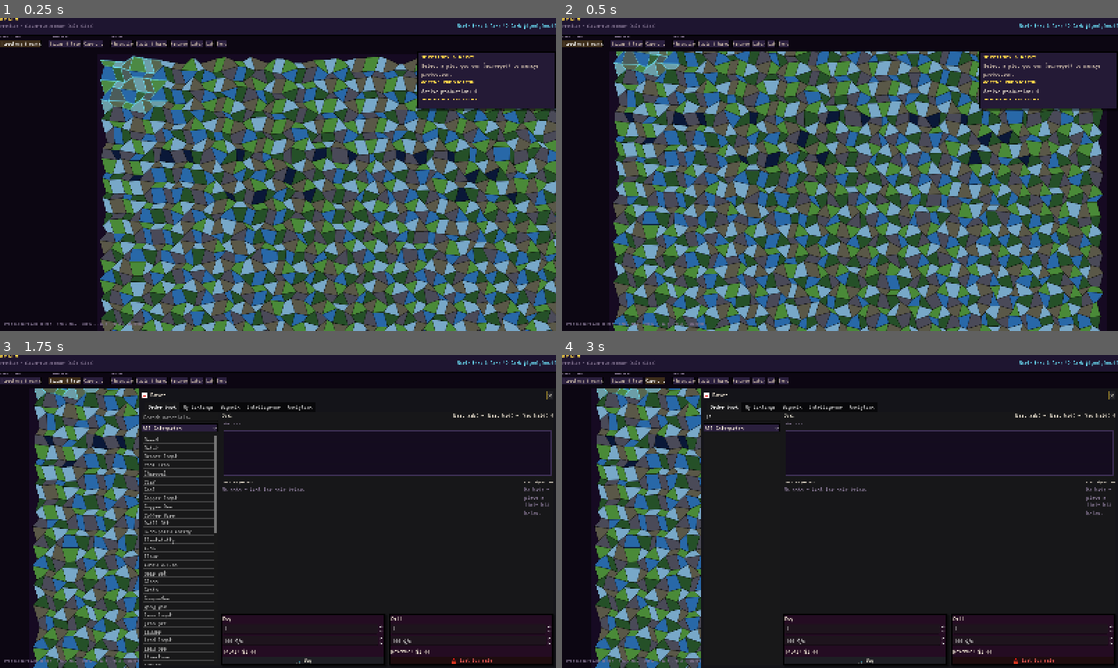
Above: before the commit, frames 1-4 (two rows, left to right).
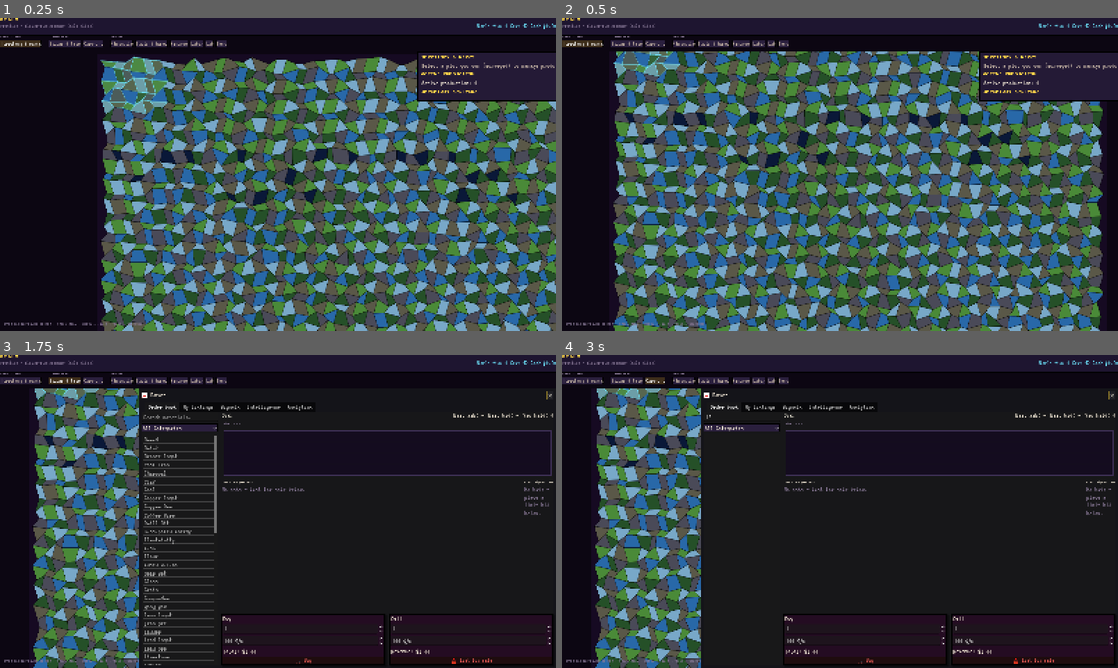
Above: after the commit, the same moments.

Repository: at6132/econ
Game: Godot game, scene res://scenes/Main.tscn
The game is run twice, just before and just after one commit, with the same random seed, the same clock (stepped at 60 frames per second) and the same inputs.
Inputs (mouse positions are in pixels of both pictures, inside the frame that each line leads up to):
- Up to frame 1 (0.25 s): no input
- Up to frame 2 (0.5 s): no input
- Up to frame 3 (1.75 s): click "Territory & works" at 0.5 s; click "Bazaar & tape" at 1.25 s
- Up to frame 4 (3 s): click (739, 417) at 2.02 s; type "12" at 2.1 s; click "Caravans" at 2.75 s

The runs differ from the first frame. In frame 1, 19% of the frame differs, in the area x 18-100%, y 1-100%; in frame 2, 8.9%; in frame 3, 0.2%; in frame 4, 0.2%.

Commit message:
feat(api, realm_client): WebSocket tick broadcast and shell polish
Add routes_ws with broadcast on POST /tick; improve Godot API error handling, world summary refresh, live seed pill, territory panel/sidebar layout and inventory labels; log lazy WORLD bootstrap wall time in _state.

Co-authored-by: Cursor <cursoragent@cursor.com>

Diff:
--- a/realm_client/autoloads/API.gd
+++ b/realm_client/autoloads/API.gd
@@ -20,13 +20,23 @@
 	var h := HTTPRequest.new()
 	add_child(h)
 	h.request_completed.connect(
-		func(_result: int, response_code: int, _headers: PackedStringArray, body: PackedByteArray) -> void:
+		func(result: int, response_code: int, _headers: PackedStringArray, body: PackedByteArray) -> void:
+			if result != HTTPRequest.RESULT_SUCCESS:
+				push_warning(
+					"Realm API GET %s — network error result=%s (need uvicorn at %s?)" % [endpoint, result, BASE]
+				)
+				callback.call({})
+				h.queue_free()
+				return
 			if response_code != 200:
 				push_warning("API GET %s → HTTP %d" % [endpoint, response_code])
 				callback.call({})
 				h.queue_free()
 				return
-			_http_done(h, callback, false, body.get_string_from_utf8())
+			var body_text := body.get_string_from_utf8()
+			if JSON.parse_string(body_text) == null and not body_text.is_empty():
+				push_warning("API GET %s — JSON parse failed (response length %d)" % [endpoint, body_text.length()])
+			_http_done(h, callback, false, body_text)
 	)
 	var err := h.request(BASE + endpoint, HEADERS, HTTPClient.METHOD_GET)
 	if err != OK:
@@ -39,11 +49,15 @@
 	var h := HTTPRequest.new()
 	add_child(h)
 	h.request_completed.connect(
-		func(_result: int, response_code: int, _headers: PackedStringArray, body: PackedByteArray) -> void:
+		func(result: int, response_code: int, _headers: PackedStringArray, body: PackedByteArray) -> void:
 			var parsed: Variant = JSON.parse_string(body.get_string_from_utf8())
 			if parsed == null:
 				parsed = {}
-			if response_code < 200 or response_code >= 300:
+			if result != HTTPRequest.RESULT_SUCCESS:
+				push_warning(
+					"Realm API POST %s — network error result=%s (need uvicorn at %s?)" % [endpoint, result, BASE]
+				)
+			elif response_code < 200 or response_code >= 300:
 				push_warning("API POST %s → HTTP %d %s" % [endpoint, response_code, str(parsed)])
 			elif require_dict_ok and parsed is Dictionary and not bool(parsed.get("ok", true)):
 				push_warning("API POST %s failed: %s" % [endpoint, str(parsed)])
--- a/realm_client/autoloads/WorldState.gd
+++ b/realm_client/autoloads/WorldState.gd
@@ -33,6 +33,8 @@
 var player_owned_reports: Array = []
 var party_display_names: Dictionary = {}
 var scenario_id: String = ""
+## RNG seed from ``GET /world`` (for HUD / map parity with engine).
+var world_seed: int = 42
 ## Flattened ``market_asks`` / ``market_bids`` / ``market_history`` from ``GET /world``.
 var market_asks_rows: Array = []
 var market_bids_rows: Array = []
@@ -58,6 +60,14 @@
 signal world_updated
 signal feed_updated
 signal market_updated
+
+
+## Updates HUD time fields from an authoritative engine tick (e.g. ``POST /tick`` body).
+## Emits ``summary_updated`` so CommandShell refreshes even when GET polling fails.
+func apply_engine_tick_hint(tick: int) -> void:
+	current_tick = tick
+	_update_time_from_tick()
+	summary_updated.emit()
 
 
 func apply_summary(data: Dictionary) -> void:
@@ -82,6 +92,7 @@
 		return
 	ticks_per_game_day = int(data.get("ticks_per_game_day", ticks_per_game_day))
 	current_tick = int(data.get("tick", current_tick))
+	world_seed = int(data.get("seed", world_seed))
 	var raw_plots: Variant = data.get("plots", [])
 	plots.clear()
 	if raw_plots is Array:
@@ -158,6 +169,46 @@
 
 func _rebuild_town_markers_from_world(data: Dictionary) -> void:
 	towns.clear()
+	var tw: Variant = data.get("towns", {})
+	if tw is Dictionary:
+		for _tid in tw.keys():
+			var row: Variant = tw[_tid]
+			if not (row is Dictionary):
+				continue
+			var d: Dictionary = row as Dictionary
+			var rp: Variant = d.get("residential_plots", [])
+			if not (rp is Array) or rp.is_empty():
+				continue
+			var min_x := 2147483647
+			var min_y := 2147483647
+			var max_x := -2147483648
+			var max_y := -2147483648
+			var saw := false
+			for pid in rp:
+				var ps := str(pid)
+				if not plots.has(ps):
+					continue
+				var pd: Dictionary = plots[ps]
+				var gx := int(pd.get("x", 0))
+				var gy := int(pd.get("y", 0))
+				min_x = mini(min_x, gx)
+				min_y = mini(min_y, gy)
+				max_x = maxi(max_x, gx)
+				max_y = maxi(max_y, gy)
+				saw = true
+			if not saw or max_x < min_x:
+				continue
+			towns.append(
+				{
+					"kind": "town",
+					"name": str(d.get("name", _tid)),
+					"town_id": str(d.get("town_id", _tid)),
+					"bound_min_x": min_x,
+					"bound_min_y": min_y,
+					"bound_max_x": max_x,
+					"bound_max_y": max_y,
+				}
+			)
 	var ns: Variant = data.get("nascent_settlements", [])
 	if ns is Array:
 		for row in ns:
@@ -169,6 +220,7 @@
 			var pd: Dictionary = plots[anchor]
 			towns.append(
 				{
+					"kind": "nascent",
 					"name": str(row.get("nascent_id", "settlement")),
 					"center_x": int(pd.get("x", 0)),
 					"center_y": int(pd.get("y", 0)),
--- a/realm_client/scenes/Main.gd
+++ b/realm_client/scenes/Main.gd
@@ -27,13 +27,20 @@
 	shell.nav_pressed.connect(_on_nav_pressed)
 	world_map.plot_clicked.connect(_on_plot_clicked)
 	get_viewport().size_changed.connect(_layout_shell)
-	call_deferred("_layout_shell")
-	call_deferred("_apply_demo_hud_if_needed")
+	call_deferred("_boot_shell")
 	var timer := Timer.new()
 	timer.wait_time = 2.0
 	timer.autostart = true
 	timer.timeout.connect(_auto_tick)
 	add_child(timer)
+
+
+func _boot_shell() -> void:
+	await get_tree().process_frame
+	await get_tree().process_frame
+	_layout_shell()
+	_refresh_shell_hud()
+	_refresh_from_server()
 
 
 func _layout_shell() -> void:
@@ -52,31 +59,53 @@
 	sidebar.z_index = 10
 	# Map fills the playfield; sidebar and slide-in panels draw on top (no hard clip).
 	map_viewport.z_index = 0
-	map_viewport.set_anchors_and_offsets_preset(Control.PRESET_FULL_RECT)
+	map_viewport.stretch = true
+	map_viewport.clip_children = CanvasItem.CLIP_CHILDREN_DISABLED
+	map_viewport.set_anchors_preset(Control.PRESET_FULL_RECT)
+	map_viewport.anchor_left = 0.0
+	map_viewport.anchor_top = 0.0
+	map_viewport.anchor_right = 1.0
+	map_viewport.anchor_bottom = 1.0
+	map_viewport.offset_left = 0.0
+	map_viewport.offset_right = 0.0
+	map_viewport.offset_bottom = 0.0
 	map_viewport.offset_top = top_h
-	var map_size := Vector2i(int(vp.x), int(vp.y - top_h))
+	var gw := maxi(64, int(vp.x))
+	var gh := maxi(64, int(vp.y - top_h))
+	var map_size := Vector2i(gw, gh)
+	sub_viewport.transparent_bg = false
+	sub_viewport.render_target_clear_mode = SubViewport.CLEAR_MODE_ALWAYS
 	sub_viewport.size = map_size
 	if world_map.has_method("set_view_size"):
 		world_map.call("set_view_size", Vector2(map_size))
 
 
-func _apply_demo_hud_if_needed() -> void:
-	if WorldState.player_cash_cents <= 0:
-		WorldState.player_cash_cents = 1_000_000_00
-		WorldState.current_tick = maxi(WorldState.current_tick, 8)
+## Sync top strip to ``WorldState`` without inventing money/ticks (demo fudge hid dead API calls).
+func _refresh_shell_hud() -> void:
 	if shell.has_method("_refresh_stats"):
 		shell.call("_refresh_stats")
+	if shell.has_method("_refresh_seed"):
+		shell.call("_refresh_seed")
 
 
 func _auto_tick() -> void:
 	API.tick_once(
 		func(data: Dictionary) -> void:
 			if bool(data.get("ok", false)):
-				API.get_world_summary(WorldState.party_id, func(s): WorldState.apply_summary(s))
-				API.get_world(func(w): WorldState.apply_world(w))
+				var tv: Variant = data.get("tick", null)
+				if tv != null:
+					WorldState.apply_engine_tick_hint(int(tv))
+			else:
+				push_warning("Realm: POST /tick missing ok — HUD refresh still runs (%s)" % str(data))
+			_refresh_from_server()
 			if shell.has_method("flash_tick"):
 				shell.call("flash_tick")
 	)
+
+
+func _refresh_from_server() -> void:
+	API.get_world_summary(WorldState.party_id, func(s): WorldState.apply_summary(s))
+	API.get_world(func(w): WorldState.apply_world(w))
 
 
 func _on_nav_pressed(panel_name: String) -> void:
--- a/realm_client/scenes/Main.tscn
+++ b/realm_client/scenes/Main.tscn
@@ -21,14 +21,22 @@
 mouse_filter = 2
 
 [node name="MapViewport" type="SubViewportContainer" parent="UILayer/UIRoot"]
-layout_mode = 0
-stretch = false
+layout_mode = 1
+anchors_preset = 15
+anchor_right = 1.0
+anchor_bottom = 1.0
+offset_top = 96.0
+grow_horizontal = 2
+grow_vertical = 2
+stretch = true
 mouse_filter = 0
 
 [node name="SubViewport" type="SubViewport" parent="UILayer/UIRoot/MapViewport"]
+transparent_bg = false
 handle_input_locally = true
 size = Vector2i(1200, 700)
 render_target_update_mode = 4
+render_target_clear_mode = 0
 
 [node name="WorldMap" type="Node2D" parent="UILayer/UIRoot/MapViewport/SubViewport"]
 script = ExtResource("2_wm")
--- a/realm_client/scenes/WorldMap.gd
+++ b/realm_client/scenes/WorldMap.gd
@@ -57,9 +57,18 @@
 	else:
 		_seed_demo_plots()
 		_demo_mode = true
+		WorldState.world_seed = DEMO_SEED
+		WorldState.world_updated.emit()
+	if WorldState.plots.is_empty():
+		push_warning("Realm map: world payload had no plots — using demo grid (check GET /world)")
+		_seed_demo_plots()
+		_demo_mode = true
+		WorldState.world_seed = DEMO_SEED
+		WorldState.world_updated.emit()
 	_rebuild_mesh()
 	_fit_camera_to_mesh()
 	queue_redraw()
+	API.get_world_summary(WorldState.party_id, func(s): WorldState.apply_summary(s))
 
 
 func _on_world_updated() -> void:
--- a/realm_client/scenes/panels/TerritoryPanel.gd
+++ b/realm_client/scenes/panels/TerritoryPanel.gd
@@ -8,6 +8,7 @@
 
 @onready var panel: Panel = %Panel
 @onready var close_btn: Button = %CloseBtn
+@onready var plot_scroll: ScrollContainer = %ScrollContainer
 @onready var plot_list: VBoxContainer = %PlotList
 @onready var all_btn: Button = %AllBtn
 @onready var producing_btn: Button = %ProducingBtn
@@ -32,8 +33,11 @@
 	maint_btn.pressed.connect(func() -> void: _set_filter("maint"))
 	sort_plot_btn.pressed.connect(func() -> void: _set_sort("plot"))
 	sort_eff_btn.pressed.connect(func() -> void: _set_sort("eff"))
+	plot_scroll.horizontal_scroll_mode = ScrollContainer.SCROLL_MODE_DISABLED
+	plot_scroll.resized.connect(_sync_plot_list_width)
 	WorldState.world_updated.connect(_refresh_list)
 	get_viewport().size_changed.connect(_on_viewport_resized)
+	call_deferred("_sync_plot_list_width")
 	_slide_in()
 	API.get_world(func(d): WorldState.apply_world(d))
 	_refresh_list()
@@ -66,6 +70,13 @@
 func _on_viewport_resized() -> void:
 	var vp := get_viewport().get_visible_rect().size
 	panel.size = Vector2(PANEL_WIDTH, vp.y - HUD_BAR_TOP)
+	_sync_plot_list_width()
+
+
+func _sync_plot_list_width() -> void:
+	var w := plot_scroll.size.x
+	if w > 4.0:
+		plot_list.custom_minimum_size.x = w
 
 
 func _slide_in() -> void:
@@ -129,6 +140,7 @@
 func _refresh_list() -> void:
 	for c in plot_list.get_children():
 		c.queue_free()
+	call_deferred("_sync_plot_list_width")
 	var rows: Array = []
 	for pid in WorldState.plots.keys():
 		var p: Dictionary = WorldState.plots[pid]
@@ -161,14 +173,20 @@
 	sb.border_color = Color(0.85, 0.72, 0.2, 0.2)
 	pc.add_theme_stylebox_override("panel", sb)
 	var hbox := HBoxContainer.new()
+	hbox.size_flags_horizontal = Control.SIZE_EXPAND_FILL
 	pc.add_child(hbox)
 
 	var info := VBoxContainer.new()
 	info.size_flags_horizontal = Control.SIZE_EXPAND_FILL
+	info.size_flags_stretch_ratio = 1.0
 	var row1 := Label.new()
 	var terrain: String = str(ui.get("terrain", "?"))
 	var n: int = int(ui.get("buildings", []).size())
 	row1.text = "Plot %s · %s · %d building%s" % [pid, terrain.capitalize(), n, "s" if n != 1 else ""]
+	row1.autowrap_mode = TextServer.AUTOWRAP_WORD_SMART
+	row1.clip_text = true
+	row1.text_overrun_behavior = TextServer.OVERRUN_TRIM_ELLIPSIS
+	row1.size_flags_horizontal = Control.SIZE_EXPAND_FILL
 	row1.add_theme_color_override("font_color", Color(0.9, 0.88, 0.82))
 	info.add_child(row1)
 	var buildings: Array = ui.get("buildings", [])
@@ -184,6 +202,8 @@
 
 	var open_btn := Button.new()
 	open_btn.text = "Open →"
+	open_btn.size_flags_horizontal = Control.SIZE_SHRINK_END
+	open_btn.custom_minimum_size.x = 64.0
 	_style_btn(open_btn)
 	open_btn.pressed.connect(func() -> void: plot_selected.emit(pid, ui))
 	hbox.add_child(open_btn)
--- a/realm_client/scenes/panels/TerritoryPanel.tscn
+++ b/realm_client/scenes/panels/TerritoryPanel.tscn
@@ -85,8 +85,11 @@
 text = "Efficiency"
 
 [node name="ScrollContainer" type="ScrollContainer" parent="Panel/VBoxContainer"]
+unique_name_in_owner = true
 layout_mode = 2
+size_flags_horizontal = 3
 size_flags_vertical = 3
+horizontal_scroll_mode = 0
 
 [node name="PlotList" type="VBoxContainer" parent="Panel/VBoxContainer/ScrollContainer"]
 unique_name_in_owner = true
--- a/realm_client/scenes/shell/CommandShell.gd
+++ b/realm_client/scenes/shell/CommandShell.gd
@@ -25,6 +25,7 @@
 	_apply_chrome()
 	_build_nav()
 	WorldState.summary_updated.connect(_refresh_stats)
+	WorldState.world_updated.connect(_on_world_changed)
 	_refresh_stats()
 	_refresh_seed()
 
@@ -143,8 +144,13 @@
 	cash_pill.text = "Cash %s" % WorldState.format_money(WorldState.player_cash_cents)
 
 
+func _on_world_changed() -> void:
+	_refresh_stats()
+	_refresh_seed()
+
+
 func _refresh_seed() -> void:
-	seed_pill.text = "Seed %d" % 42
+	seed_pill.text = "Seed %d" % WorldState.world_seed
 
 
 func flash_tick() -> void:
--- a/realm_client/scenes/shell/TerritorySidebar.gd
+++ b/realm_client/scenes/shell/TerritorySidebar.gd
@@ -3,15 +3,32 @@
 
 @onready var plot_hint: Label = %PlotHint
 @onready var production_label: Label = %ProductionLabel
+@onready var inv_scroll: ScrollContainer = %InvScroll
 @onready var inventory_list: VBoxContainer = %InventoryList
 
 
 func _ready() -> void:
 	add_theme_stylebox_override("panel", RealmColors.style_panel())
 	_apply_typography()
+	_configure_labels()
+	inv_scroll.horizontal_scroll_mode = ScrollContainer.SCROLL_MODE_DISABLED
+	inv_scroll.resized.connect(_sync_inventory_width)
+	call_deferred("_sync_inventory_width")
 	WorldState.world_updated.connect(_refresh)
 	WorldState.summary_updated.connect(_refresh)
 	_refresh()
+
+
+func _configure_labels() -> void:
+	for lbl in [plot_hint, production_label]:
+		lbl.size_flags_horizontal = Control.SIZE_EXPAND_FILL
+		lbl.autowrap_mode = TextServer.AUTOWRAP_WORD_SMART
+
+
+func _sync_inventory_width() -> void:
+	var w := inv_scroll.size.x
+	if w > 4.0:
+		inventory_list.custom_minimum_size.x = w
 
 
 func _apply_typography() -> void:
@@ -28,13 +45,25 @@
 		production_label.add_theme_color_override("font_color", RealmColors.TEXT)
 
 
+func _style_inventory_label(lbl: Label, clip: bool = false) -> void:
+	if RealmFonts.font_body:
+		lbl.add_theme_font_override("font", RealmFonts.font_body)
+	if clip:
+		lbl.clip_text = true
+		lbl.text_overrun_behavior = TextServer.OVERRUN_TRIM_ELLIPSIS
+
+
+func _material_display(mat_id: String) -> String:
+	return mat_id.replace("_", " ").capitalize()
+
+
 func _refresh() -> void:
 	production_label.text = "Active production: %d" % WorldState.active_production_count
 	for c in inventory_list.get_children():
 		c.queue_free()
+	call_deferred("_sync_inventory_width")
 	var inv: Dictionary = WorldState.player_inventory
 	if inv.is_empty() and not WorldState.plots.is_empty():
-		# Demo inventory for shell preview when API empty
 		inv = {
 			"grain": 10, "coal": 9, "iron_ore": 6, "clay": 7,
 			"copper_ore": 6, "timber": 8, "electricity": 8,
@@ -42,6 +71,8 @@
 	if inv.is_empty():
 		var empty := Label.new()
 		empty.text = "(empty)"
+		empty.size_flags_horizontal = Control.SIZE_EXPAND_FILL
+		_style_inventory_label(empty)
 		empty.add_theme_color_override("font_color", RealmColors.MUTED)
 		inventory_list.add_child(empty)
 		return
@@ -49,17 +80,20 @@
 	keys.sort()
 	for k in keys:
 		var row := HBoxContainer.new()
+		row.size_flags_horizontal = Control.SIZE_EXPAND_FILL
 		var name_l := Label.new()
-		name_l.text = str(k)
+		name_l.text = _material_display(str(k))
 		name_l.size_flags_horizontal = Control.SIZE_EXPAND_FILL
+		name_l.size_flags_stretch_ratio = 1.0
 		name_l.add_theme_color_override("font_color", RealmColors.TEXT)
+		_style_inventory_label(name_l, true)
 		var qty_l := Label.new()
 		qty_l.text = str(int(inv[k]))
 		qty_l.horizontal_alignment = HORIZONTAL_ALIGNMENT_RIGHT
+		qty_l.custom_minimum_size.x = 40.0
+		qty_l.size_flags_horizontal = Control.SIZE_SHRINK_END
 		qty_l.add_theme_color_override("font_color", RealmColors.MAGIC)
-		if RealmFonts.font_body:
-			name_l.add_theme_font_override("font", RealmFonts.font_body)
-			qty_l.add_theme_font_override("font", RealmFonts.font_body)
+		_style_inventory_label(qty_l)
 		row.add_child(name_l)
 		row.add_child(qty_l)
 		inventory_list.add_child(row)
--- a/realm_client/scenes/shell/TerritorySidebar.tscn
+++ b/realm_client/scenes/shell/TerritorySidebar.tscn
@@ -3,6 +3,7 @@
 [ext_resource type="Script" path="res://scenes/shell/TerritorySidebar.gd" id="1_script"]
 
 [node name="TerritorySidebar" type="PanelContainer"]
+clip_contents = true
 anchors_preset = 11
 anchor_left = 1.0
 anchor_right = 1.0
@@ -30,6 +31,7 @@
 [node name="PlotHint" type="Label" parent="Margin/VBox"]
 unique_name_in_owner = true
 layout_mode = 2
+size_flags_horizontal = 3
 autowrap_mode = 3
 text = "Select a plot you own (surveyed) to manage production."
 
@@ -40,6 +42,8 @@
 [node name="ProductionLabel" type="Label" parent="Margin/VBox"]
 unique_name_in_owner = true
 layout_mode = 2
+size_flags_horizontal = 3
+autowrap_mode = 3
 text = "None running."
 
 [node name="SectionInv" type="Label" parent="Margin/VBox"]
@@ -47,10 +51,14 @@
 text = "INVENTORY (PLAYER)"
 
 [node name="InvScroll" type="ScrollContainer" parent="Margin/VBox"]
+unique_name_in_owner = true
 layout_mode = 2
+size_flags_horizontal = 3
 size_flags_vertical = 3
+horizontal_scroll_mode = 0
 
 [node name="InventoryList" type="VBoxContainer" parent="Margin/VBox/InvScroll"]
 unique_name_in_owner = true
 layout_mode = 2
 size_flags_horizontal = 3
+theme_override_constants/separation = 4
Not shown, changed: engine/realm/api/_state.py
Not shown, changed: engine/realm/api/app.py
Not shown, changed: engine/realm/api/routes_world.py
Not shown, added: engine/realm/api/routes_ws.py
